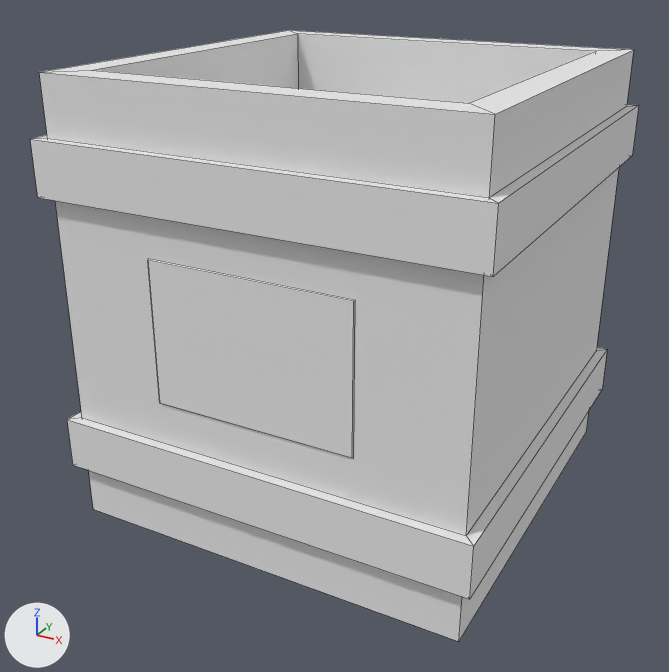
Before and after pictures for a commit that changed the OBJ model Assets/05. artAssets/01. 3D assets/woodBox_low.obj.
Both versions are drawn from a 50 mm lens placed at (97.3, -189.4, 131.8), pointed at (-2.8, -7.4, 40.8). The axes (+X, +Y, +Z) are drawn at lower left. The lights are the same throughout. Mesh edges are drawn as thin lines. Where no turn or scale is listed for an object, it has been applied to the vertices.

The first picture shows 'woodBox_low'.
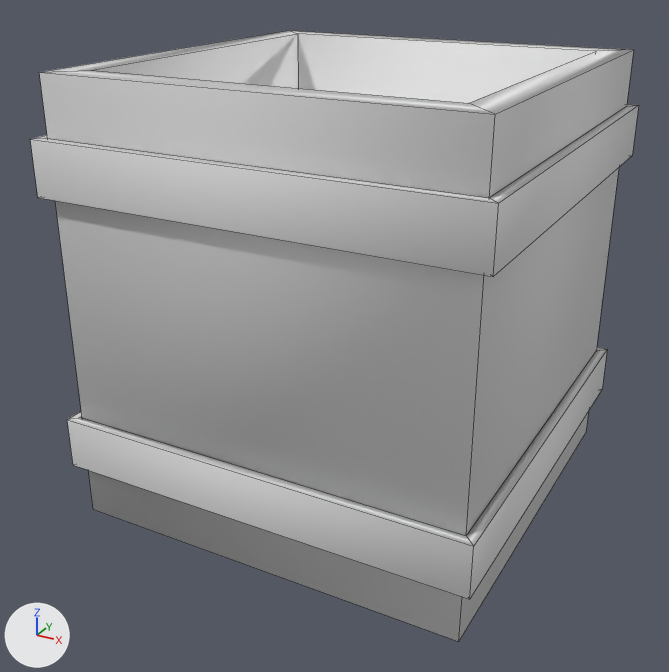
The edits, one by one:
me_woodbox_low is used by ob_woodbox_low; location (0.0, 0.0, 0.0).
me_woodbox_low had 56 vertices, 51 faces and spanned x -50.9..50.9, y -50.9..50.9, z 0.0..105.2.
me_woodbox_low now has 48 vertices, 46 faces and spans x -50.9..50.9, y -50.9..50.9, z 0.0..105.2.
me_woodbox_low part 1: the loose piece of 8 vertices spanning x -24.2..24.2, y -48.8..-48.4, z 35.8..69.4 is deleted.
me_woodbox_low part 2: the surface is now shaded smooth.
me_woodbox_low no longer uses material mat_initialshadinggroup (white #e7e7e7).

Changed parts and their boxes (x1, y1, x2, y2) in the pictures (669 x 672 px):
part 1 of me_woodbox_low, deleted: before (148, 259, 355, 458)
